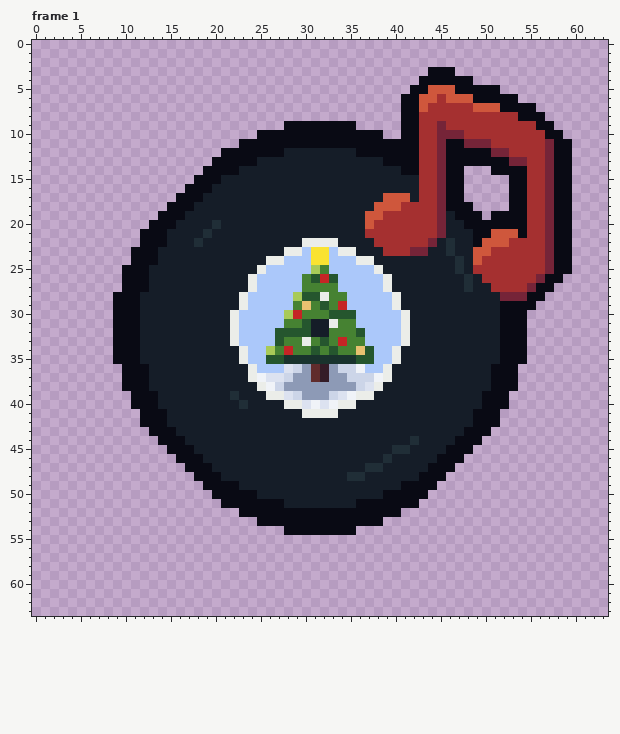
File history of a pixel-art file, YetiFree/ChristmasBGM.aseprite. The picture above was drawn from the file before the commit.
64x64 pixels, 1 frame. Shown: frame 1. The commit also changed other frames, which this record leaves out.
Once edited:
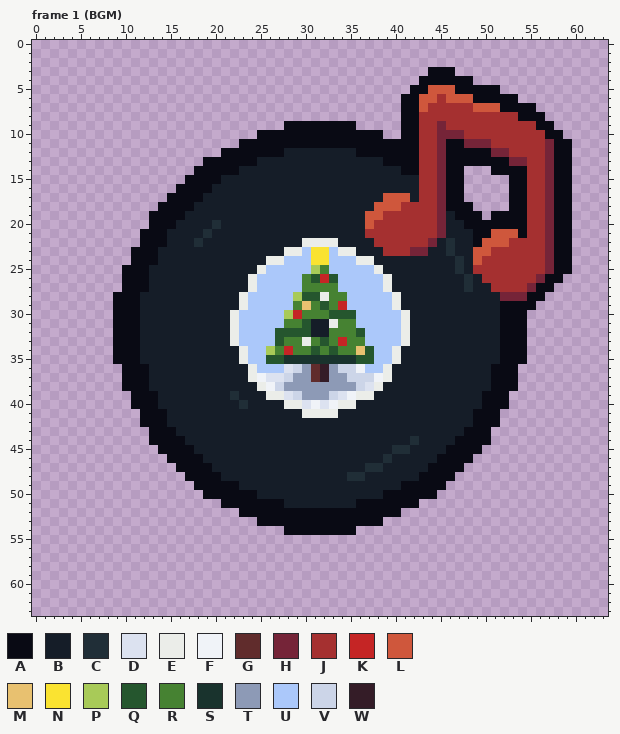
Palette (. is transparent): A #090a14  B #151d28  C #202e37  D #dce2f0  E #ebede9  F #f0f3f8  G #602c2c  H #752438  J #a53030  K #c52525  L #cf573c  M #e8c170  N #fae331  P #a8ca58  Q #25562e  R #468232  S #19332d  T #8d9ab6  U #abc8fa  V #ccd5e8  W #341c27
The commit says: Added holiday BGM and SFX item icons
The exact change:
{"where": "frame 1 (BGM), layer \"Layer 1\""}
{"frame":1,"y":13,"x":19,"old":".","new":"A"}
{"frame":1,"y":14,"x":18,"old":".","new":"A"}
{"frame":1,"y":15,"x":17,"old":".","new":"A"}
{"frame":1,"y":16,"x":16,"old":".","new":"A"}
{"frame":1,"y":17,"x":15,"old":".","new":"A"}
{"frame":1,"y":18,"x":14,"old":".","new":"A"}
{"frame":1,"y":19,"x":13,"old":".","new":"A"}
{"frame":1,"y":44,"x":13,"old":".","new":"A"}
{"frame":1,"y":44,"x":50,"old":".","new":"A"}
{"frame":1,"y":45,"x":14,"old":".","new":"A"}
{"frame":1,"y":45,"x":49,"old":".","new":"A"}
{"frame":1,"y":46,"x":15,"old":".","new":"A"}
{"frame":1,"y":46,"x":48,"old":".","new":"A"}
{"frame":1,"y":47,"x":16,"old":".","new":"A"}
{"frame":1,"y":47,"x":47,"old":".","new":"A"}
{"frame":1,"y":48,"x":17,"old":".","new":"A"}
{"frame":1,"y":48,"x":46,"old":".","new":"A"}
{"frame":1,"y":49,"x":18,"old":".","new":"A"}
{"frame":1,"y":49,"x":45,"old":".","new":"A"}
{"frame":1,"y":50,"x":19,"old":".","new":"A"}
{"frame":1,"y":50,"x":44,"old":".","new":"A"}
{"label":"added","picture_box":[149,157,212,220]}
{"label":"added","picture_box":[149,436,212,499]}
{"label":"added","picture_box":[428,436,491,499]}
